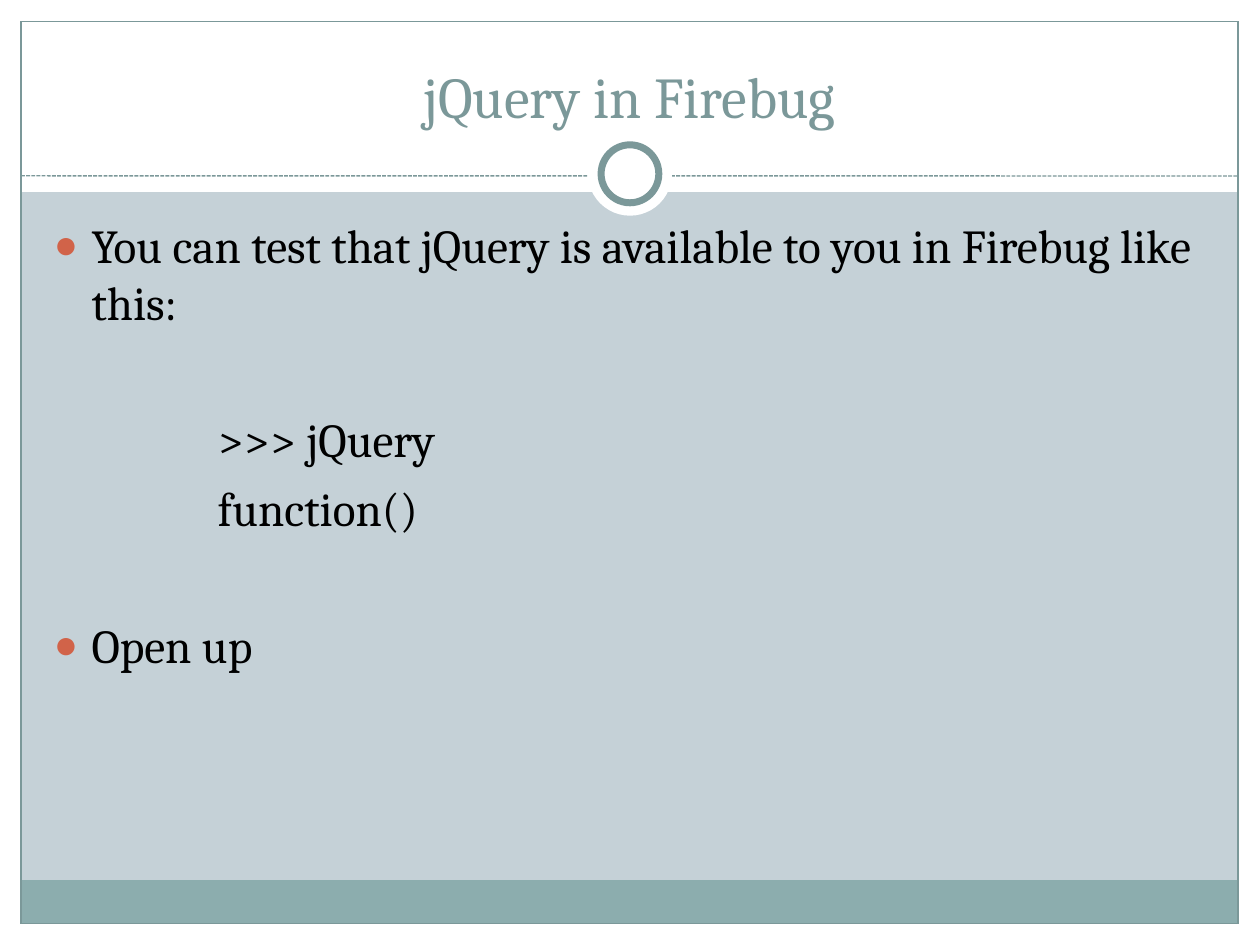
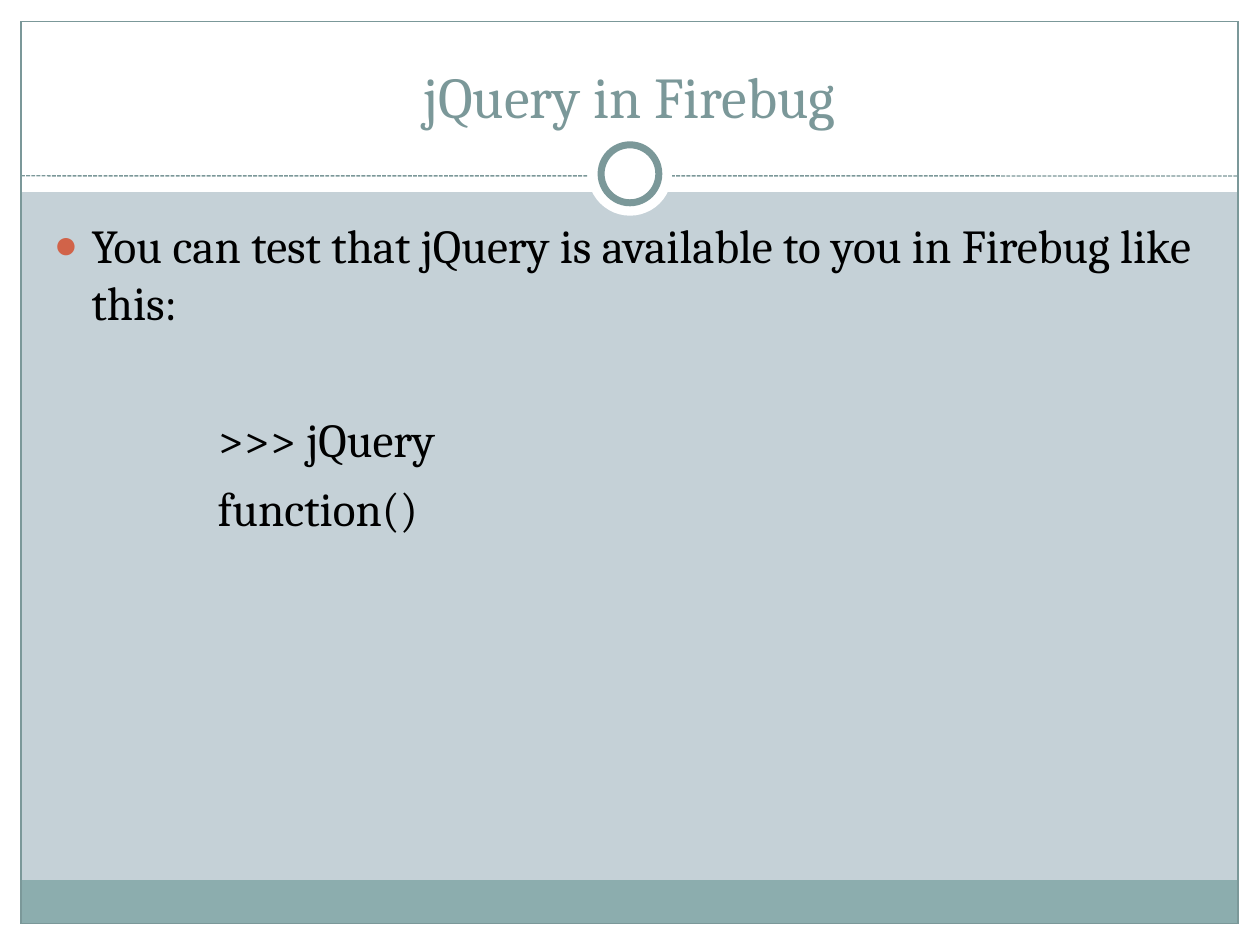
Before and after one commit to liahhansen/Learn-to-Program-Javascript, a slide deck: slide 20 of materials/SLIDES/2_dom_jquery.ppt. Drawn at 1260x945 pixels with LibreOffice and Linux fonts; fonts in the diff are those of the drawing. Boxes give left, top, right and bottom in pixels: in the first picture for what was removed or moved away, otherwise in the second. Text is boxed around its words. In the diff, an @@ line names an element or a change of style, - is before the commit and + after.

```diff
--- a/materials/SLIDES/2_dom_jquery.ppt
+++ b/materials/SLIDES/2_dom_jquery.ppt
@@ text at (92, 631, 252, 673): paragraph removed @@
-● Open up
```
Also in this commit, not shown: 3 other files.
